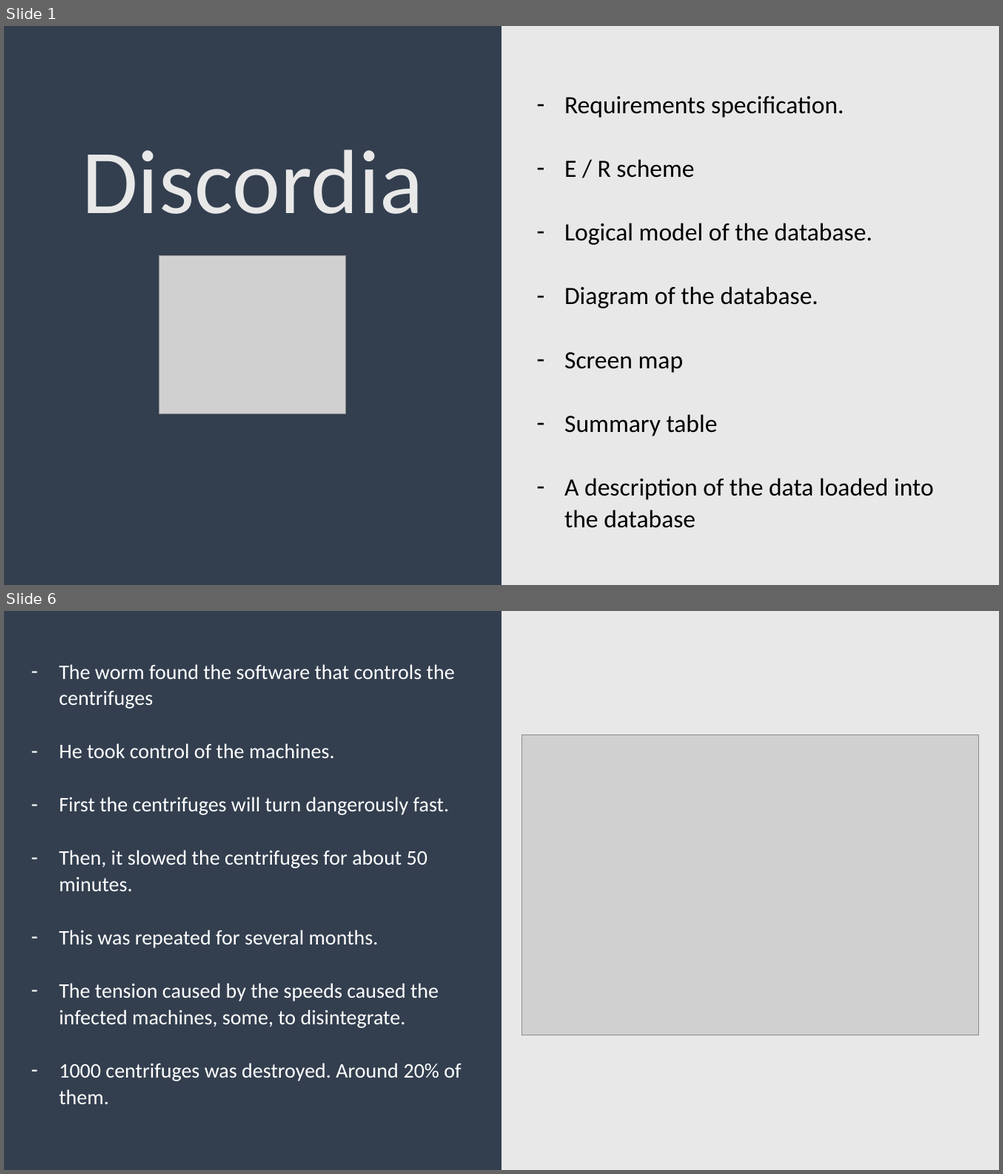
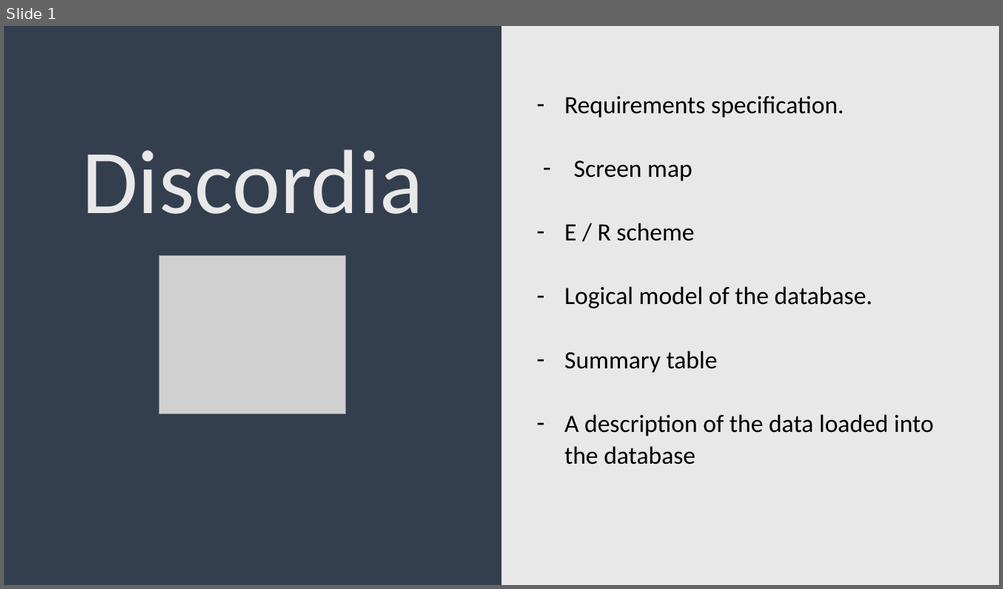
Before and after one commit to DaniGFClase/Operacion-Discordia, a slide deck: documentation/Exposition.pptx. Shown one above the other, each under a label of ours: slides 1 and 6 before the commit, slide 1 after it; the slides between them are not shown. The pictures are 1003x1174 and 1003x589 pixels, drawn with LibreOffice and Linux fonts; fonts in the diff are those of the drawing; grey boxes stand for pictures. Boxes give left, top, right and bottom in pixels: in the first picture for what was removed or moved away, otherwise in the second. Text is boxed around its words. In the diff, an @@ line names an element or a change of style, - is before the commit and + after.

```diff
--- a/documentation/Exposition.pptx
+++ b/documentation/Exposition.pptx
@@ slide 6 removed at (4, 611, 999, 1170), background gradient #333F50 to #E8E8E8 @@
@@ text removed at (59, 664, 461, 1105) @@
-– The worm found the software that controls the centrifuges
-– He took control of the machines.
-– First the centrifuges will turn dangerously fast.
-– Then, it slowed the centrifuges for about 50 minutes.
-– This was repeated for several months.
-– The tension caused by the speeds caused the infected machines, some, to disintegrate.
-– 1000 centrifuges was destroyed. Around 20% of them.
@@ picture removed at (522, 735, 979, 1037) @@
@@ slide 1 changed as well @@
@@ text at (564, 96, 933, 465): indent changed; less space between paragraphs @@
@@ text at (574, 161, 692, 181): paragraph added @@
+– Screen map
@@ text at (564, 286, 818, 373): paragraphs removed @@
-– Diagram of the database.
-– Screen map
```
Also in this commit, not shown: 10 slides added, 7 other slides removed, 4 other files.
